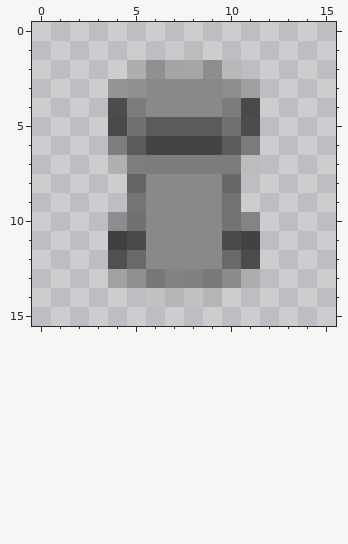
A pixel-art sprite gets an edit: assets/odom.png. Above is the file before it was changed.
The file is 16x16 pixels. Pixels under 10% opacity are left out. Colours within 5 levels of each other are drawn and written as one.
And afterwards:
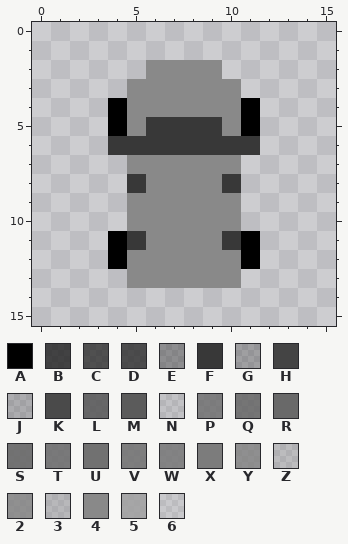
Palette (. is transparent): A #000000  B #212121ce  C #2a2a2ac4  D #2c2c2ccc  E #31313169  F #383838  G #40404054  H #444444  J #4949493f  K #4a4a4a  L #575757dc  M #5b5b5b  N #6262621a  P #646464bf  Q #666666db  R #696969  S #6b6b6bec  T #6c6c6cdc  U #717171  V #747474e3  W #777777db  X #7c7c7c  Y #7d7d7dc6  Z #8484843c  2 #858585d9  3 #8989894e  4 #898989  5 #a0a0a0dc  6 #a7a7a71a
Change:
Changed rows in their new state; - is an unchanged pixel.
first column x 4:
 1 ---..---
 2 -.4444.-
 3 .4----4.
 4 A4----4A
 5 A4FFFF4A
 6 FFFFFFFF
 7 .444444.
 8 -F----F-
 9 -4----4-
10 .4----4.
11 AF----FA
12 A4----4A
13 .444444.
14 --....--
Changed places in both pictures, as pixel boxes (x1, y1, x2, y2):
changed: (108, 41, 260, 307)
